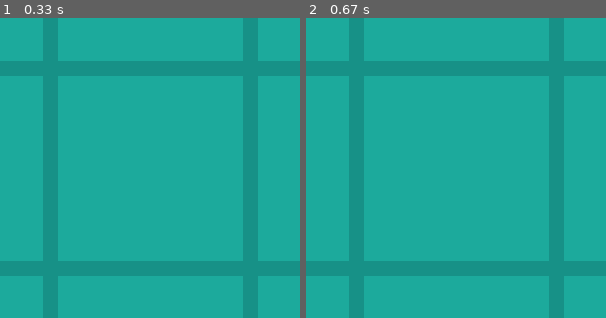
Above: before the commit, frames 1-2 (left to right).
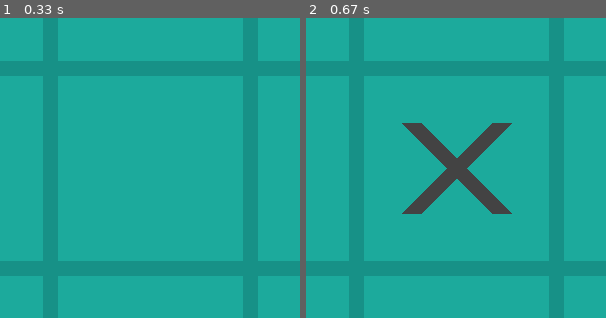
Above: after the commit, the same moments.

Repository: ADolbyB/pygame-ai-tictactoe
Game: pygame game, started from tictactoe.py
Same seed, same stepped clock (60 frames per second), same inputs: the game is played once before the commit and once after it.
Inputs (mouse positions are % of the whole screen's width and height, from its top left):
- Up to frame 1 (0.33 s): no input
- Up to frame 2 (0.67 s): click (50, 50) at 0.38 s
The pictures show only the part of the screen within x 25-75%, y 25-75%; the shares and areas given below are measured in that part.

Frame 1 is identical in both runs. In frame 2, 3.8% of the frame differs, in the area x 32-69%, y 35-66%.

Commit message:
Draws 'x' on Board for Player 1

Diff:
--- a/constants.py
+++ b/constants.py
@@ -16,3 +16,8 @@
 CIRC_COLOR = (239, 231, 200)
 RADIUS = SQSIZE // 4
 CIRC_WIDTH = 15
+
+# 'X' Board Character Parameters:
+X_COLOR = (67, 67, 67)
+X_WIDTH = 20
+OFFSET = 55
--- a/game.py
+++ b/game.py
@@ -22,7 +22,15 @@
 
     def draw_figure(self, row, col):
         if self.player == 1:
-            pass # Draw X
+            # Draw X
+            # Descending Line:
+            start_desc = (col * SQSIZE + OFFSET, row * SQSIZE + OFFSET)
+            end_desc = (col * SQSIZE + SQSIZE - OFFSET, row * SQSIZE + SQSIZE - OFFSET)
+            pygame.draw.line(screen, X_COLOR, start_desc, end_desc, X_WIDTH)
+            # Ascending Line:
+            start_asc = (col * SQSIZE + OFFSET, row * SQSIZE + SQSIZE - OFFSET)
+            end_asc = (col * SQSIZE + SQSIZE - OFFSET, row * SQSIZE + OFFSET)
+            pygame.draw.line(screen, X_COLOR, start_asc, end_asc, X_WIDTH)
 
         elif self.player == 2:
             # Draw 'O'
